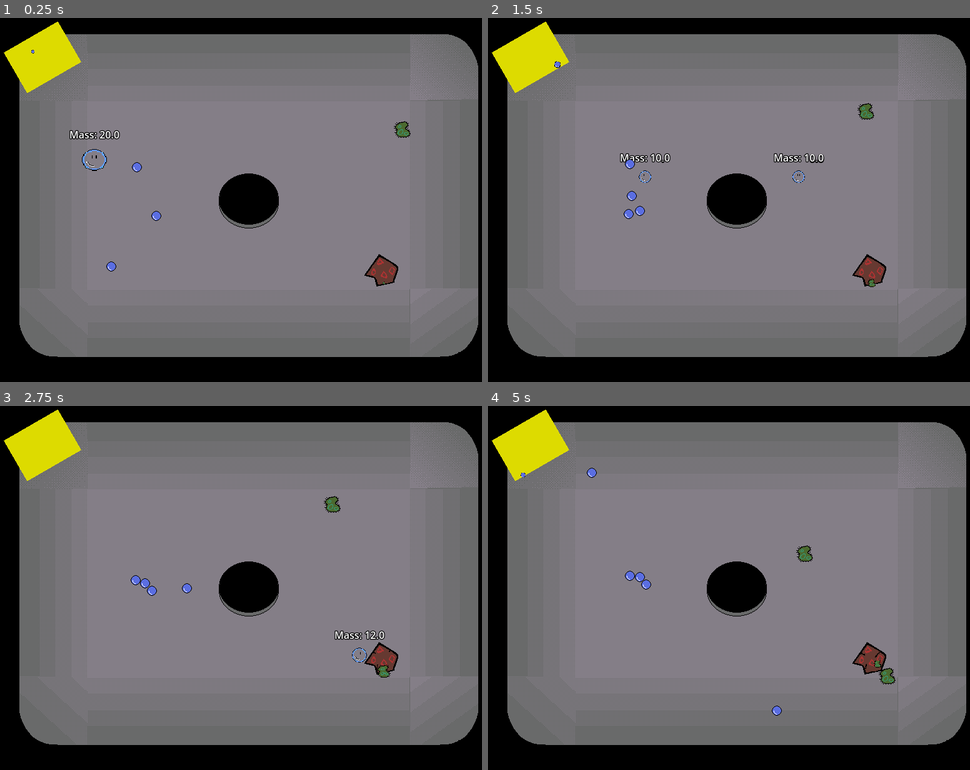
Above: before the commit, frames 1-4 (two rows, left to right).
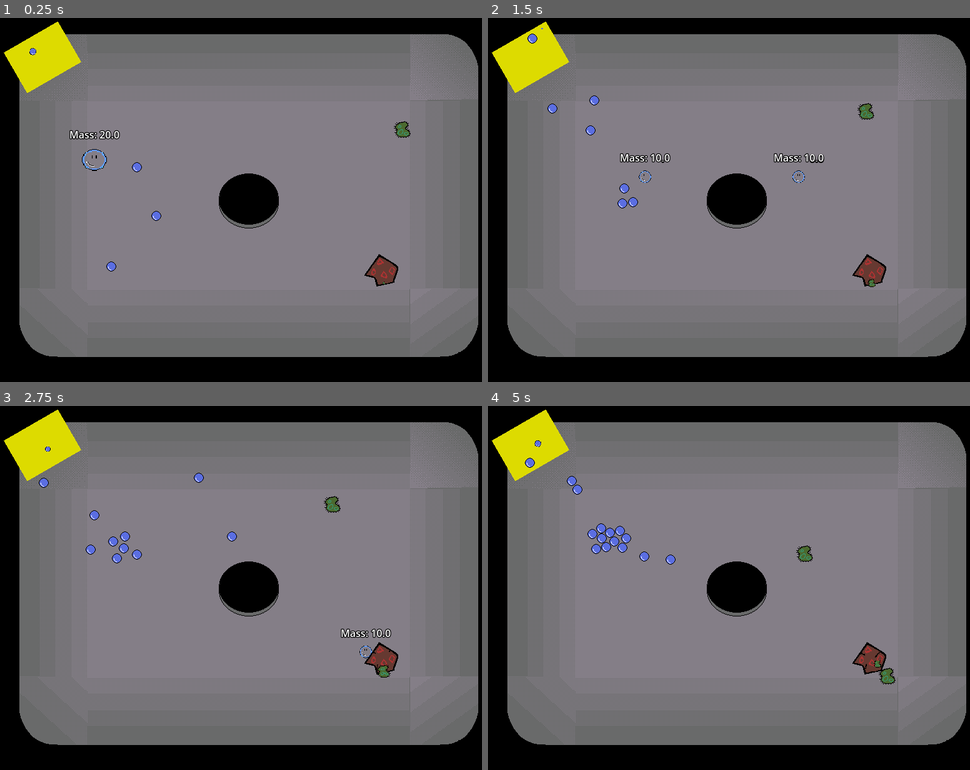
Above: after the commit, the same moments.

Repository: that-damn-cat/BubbleTrouble
Game: Godot game, scene res://game.tscn
Same seed, same stepped clock (60 frames per second), same inputs: the game is played once before the commit and once after it.
Inputs:
- Up to frame 1 (0.25 s): no input
- Up to frame 2 (1.5 s): hold Right (right) 0.53-1.28 s; tap Space (shoot) at 0.6, 1.35 s; hold Down (down) from 1.28 s (still down)
- Up to frame 3 (2.75 s): release Down (down) at 2.03 s; hold Right (right) from 2.03 s (still down); tap Space (shoot) at 2.1 s
- Up to frame 4 (5 s): release Right (right) at 2.78 s; hold Up (up) 2.78-3.53 s; tap Space (shoot) at 2.85, 3.6, 4.35 s; hold Left (left) from 3.53 s (still down)

The runs differ from the first frame. In frame 1, less than 0.1% of the frame differs, in the area x 6-8%, y 8-11%; in frame 2, 0.5%; in frame 3, 0.9%, in the area x 8-82%, y 11-71%; in frame 4, 0.9%.

Commit message:
Faster droplet spawning for testing

Diff:
--- a/Entities/Sponge/sponge.tscn
+++ b/Entities/Sponge/sponge.tscn
@@ -10,6 +10,7 @@
 [node name="Sponge" type="StaticBody2D" node_paths=PackedStringArray("droplet_spawn_point", "collision_shape", "droplet_sprite")]
 collision_mask = 14
 script = ExtResource("1_vgr8m")
+droplet_growth_rate = 2.5
 droplet_spawn_point = NodePath("DropletSpawnPoint")
 collision_shape = NodePath("CollisionShape2D")
 droplet_sprite = NodePath("DropletSpawnPoint/DropletSprite")
